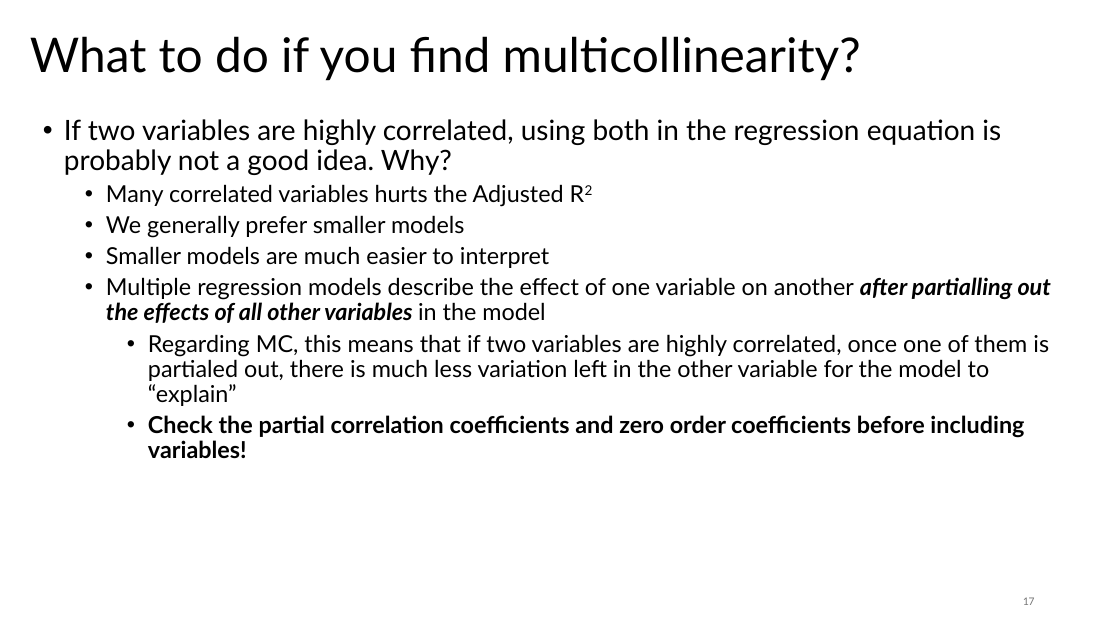
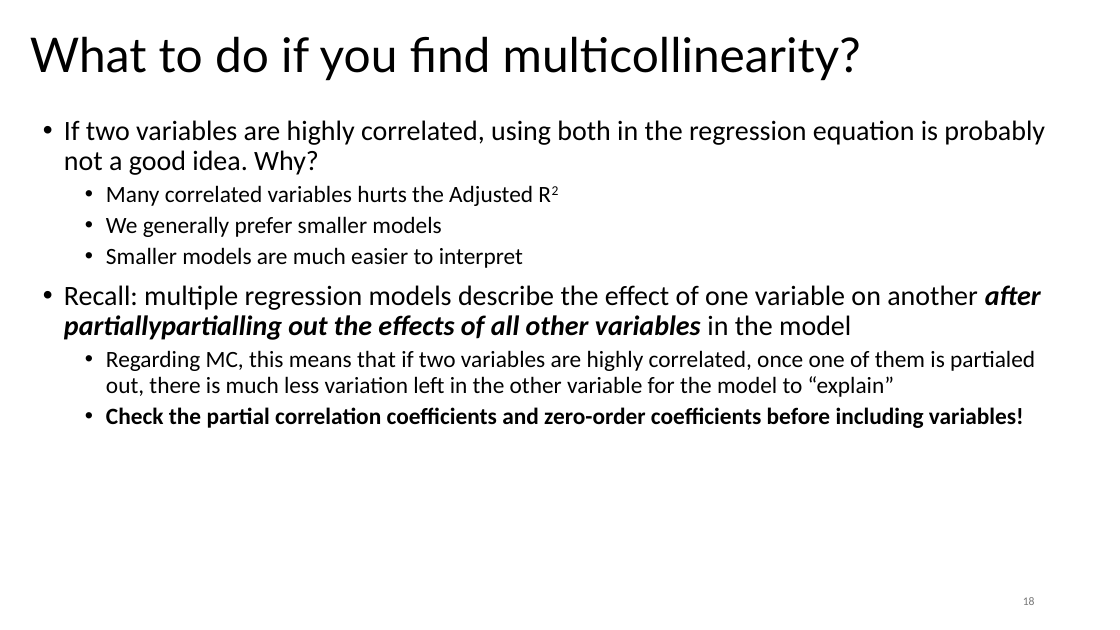
Before and after one commit to bigdataforsocialjustice/stats-for-social-justice, a slide deck: slide 18 of slides/dummy/dummy_vars.pptx (slide 17 before the commit). Drawn at 1120x630 pixels with LibreOffice and Linux fonts; fonts in the diff are those of the drawing. Boxes give left, top, right and bottom in pixels: in the first picture for what was removed or moved away, otherwise in the second. Text is boxed around its words. In the diff, an @@ line names an element or a change of style, - is before the commit and + after.

```diff
--- a/slides/dummy/dummy_vars.pptx
+++ b/slides/dummy/dummy_vars.pptx
@@ text at [64, 120, 1045, 397]: font Lato to Calibri in "If two variables are highly correlated, using ...", "Many correlated variables hurts the Adjusted R2", "We generally prefer smaller models", "Smaller models are much easier to interpret" and 1 more places; list level 3 to 2 in "Regarding MC, this means that ..." @@
@@ text at [64, 285, 1041, 340]: text changed; size 20 to 24 pt; font Lato to Calibri @@
-  • Multiple regression models describe the effect of one variable on another after partialling out the effects of all other variables in the model
+• Recall: multiple regression models describe the effect of one variable on another after partiallypartialling out the effects of all other variables in the model
@@ text at [106, 407, 1024, 428]: text changed; font Lato to Calibri @@
-    • Check the partial correlation coefficients and zero order coefficients before including variables!
+  • Check the partial correlation coefficients and zero-order coefficients before including variables!
@@ page number at [1023, 597, 1035, 605]: text changed @@
-17
+18
```
Also in this commit, not shown: 13 other slides changed, 1 slide added.
